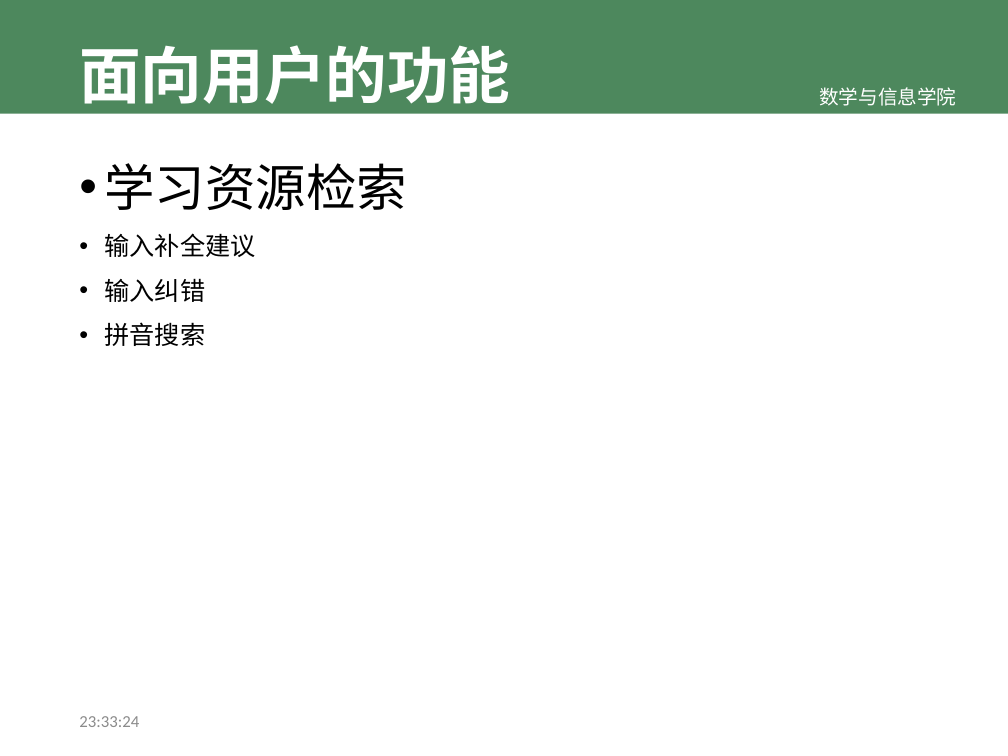
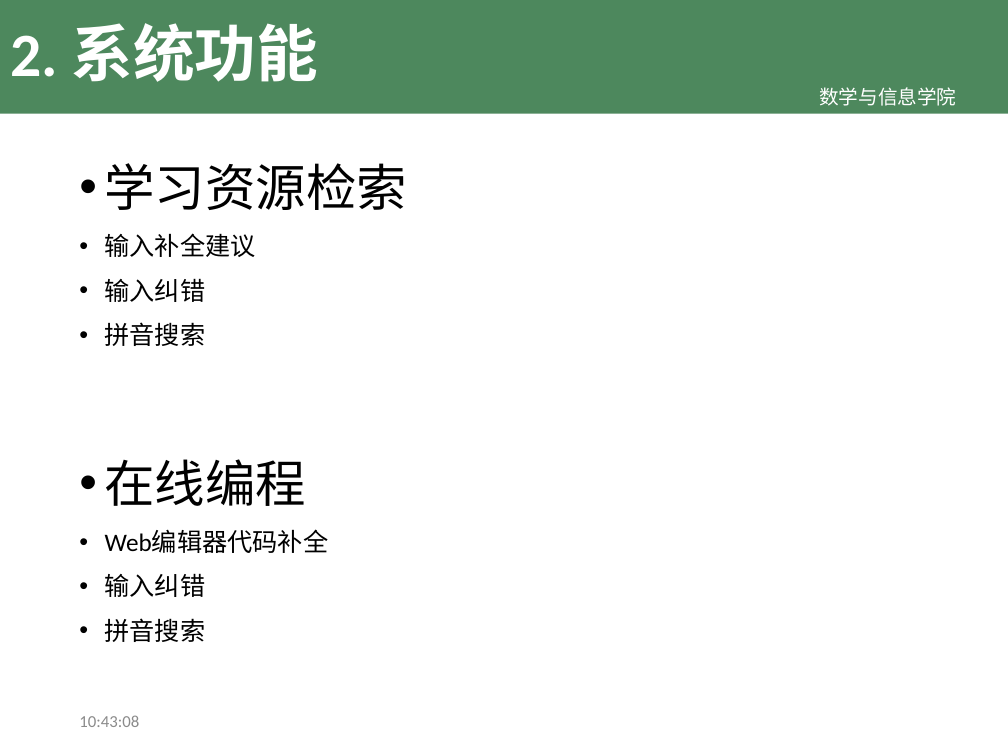
Before and after one commit to TeslaCN/graduation, a slide deck: slide 4 of 基于Scrapy框架的计算机专业学习资源网站_吴伟杰.pptx. Drawn at 1008x756 pixels with LibreOffice and Linux fonts; fonts in the diff are those of the drawing; background and template pictures are left out. Boxes give left, top, right and bottom in pixels: in the first picture for what was removed or moved away, otherwise in the second. Text is boxed around its words. In the diff, an @@ line names an element or a change of style, - is before the commit and + after.

Commit message:
完善目录; 编写系统功能

```diff
--- a/基于Scrapy框架的计算机专业学习资源网站_吴伟杰.pptx
+++ b/基于Scrapy框架的计算机专业学习资源网站_吴伟杰.pptx
@@ title at <box>10,23,318,82</box>: text changed @@
-面向用户的功能
+2. 系统功能
@@ text at <box>105,459,329,642</box>: paragraphs added @@
+• 在线编程
+• Web编辑器代码补全
+• 输入纠错
+• 拼音搜索
@@ text at <box>79,715,139,727</box>: text changed @@
-23:33:24
+10:43:08
```
Also in this commit, not shown: 5 other slides changed, 3 slides added, 4 slides removed.
